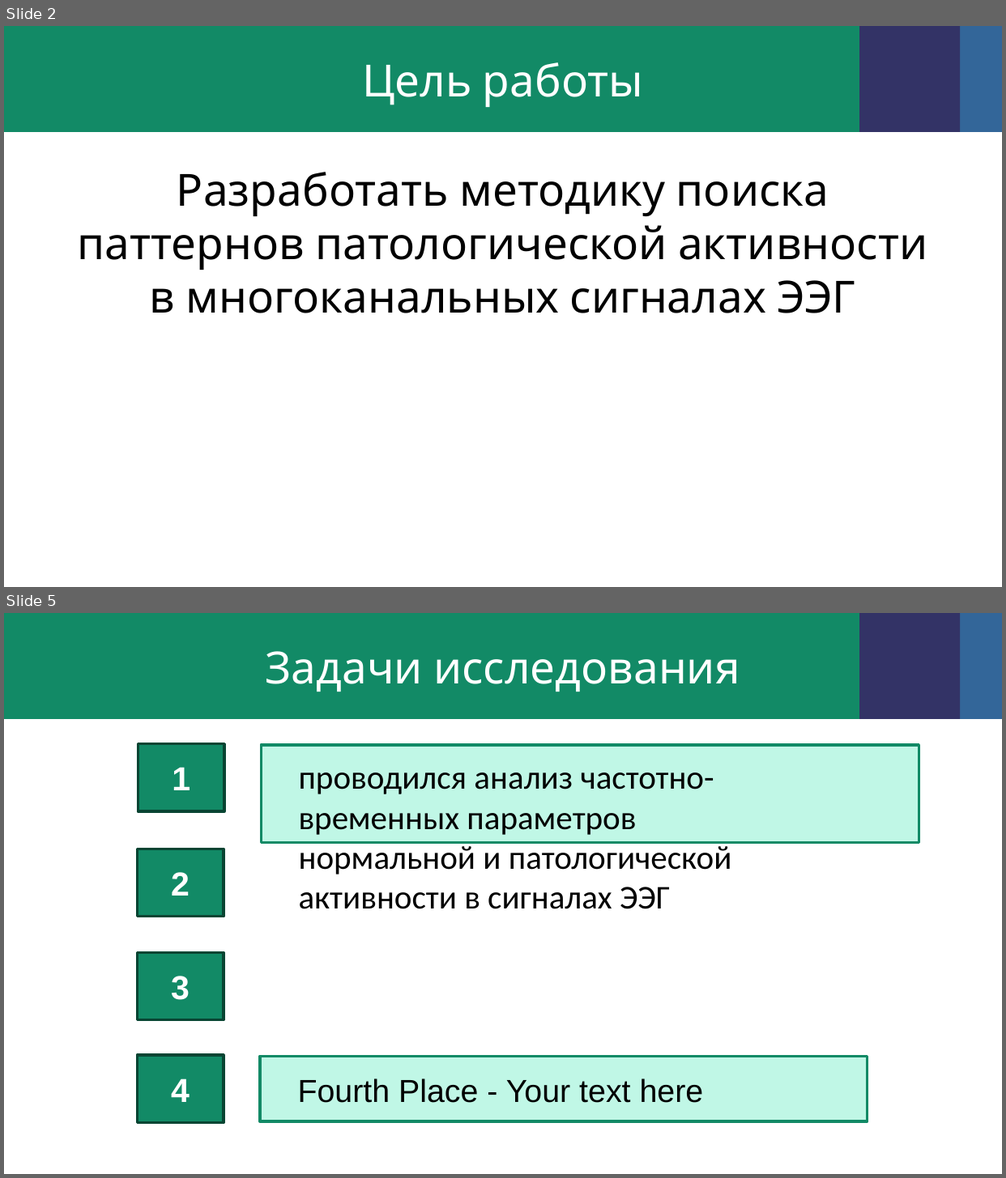
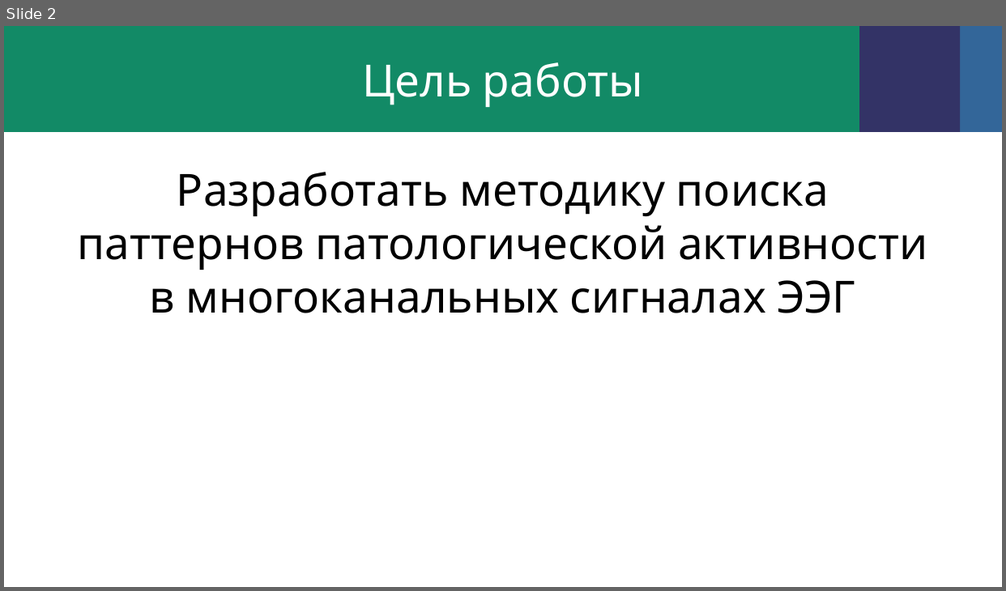
Before and after one commit to dina586/essay_eng, a slide deck: презентация.pptx. Shown one above the other, each under a label of ours: slides 2 and 5 before the commit, slide 2 after it; the slides between them are not shown. The pictures are 1006x1178 and 1006x591 pixels, drawn with LibreOffice and Linux fonts; fonts in the diff are those of the drawing; background and template pictures are left out. Boxes give left, top, right and bottom in pixels: in the first picture for what was removed or moved away, otherwise in the second. Text is boxed around its words. In the diff, an @@ line names an element or a change of style, - is before the commit and + after.

```diff
--- a/презентация.pptx
+++ b/презентация.pptx
@@ slide 5 removed at [4,613,1002,1174], background picture (left out); not listed: 3 template elements that a slide beside it also shows @@
@@ title removed at [266,651,740,692] @@
-Задачи исследования
@@ rectangle removed at [138,743,224,811] @@
-1
@@ rectangle removed at [262,745,919,842] @@
@@ text removed at [299,773,732,909] @@
-проводился анализ частотно-временных параметров нормальной и патологической активности в сигналах ЭЭГ
@@ rectangle removed at [137,850,224,918] @@
-2
@@ rectangle removed at [137,952,224,1020] @@
-3
@@ rectangle removed at [137,1055,224,1123] @@
-4
@@ rectangle removed at [261,1056,867,1122] @@
@@ text removed at [298,1079,704,1103] @@
-Fourth Place - Your text here
```
Also in this commit, not shown: 2 slides changed, 13 slides added, 1 other slide removed, 21 other files.
